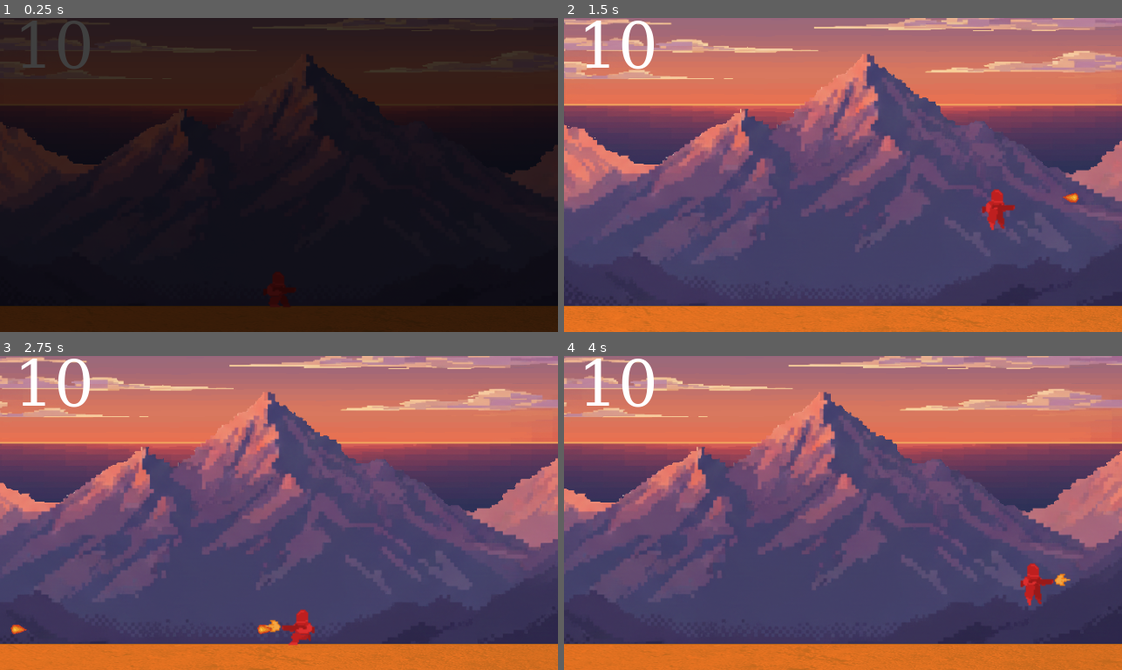
Above: before the commit, frames 1-4 (two rows, left to right).
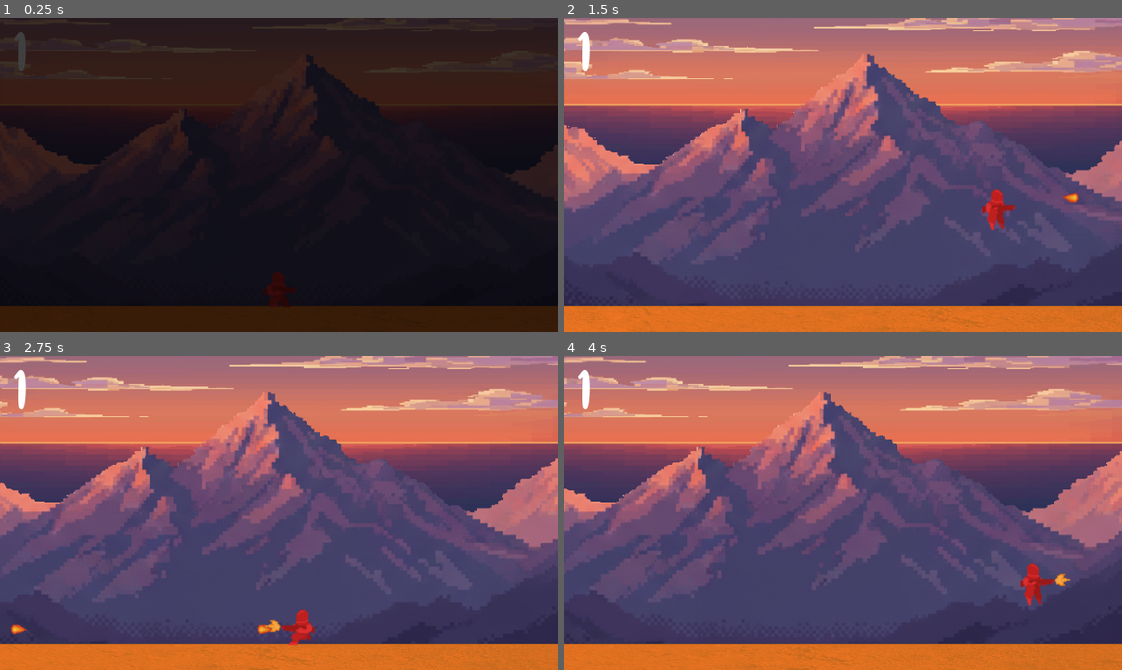
Above: after the commit, the same moments.

Repository: rnp6211/proyek-nyawit-inf
Game: Godot game, scene res://scene/Game.tscn
Same seed, same stepped clock (60 frames per second), same inputs: the game is played once before the commit and once after it.
Inputs (mouse positions are in pixels of both pictures, inside the frame that each line leads up to):
- Up to frame 1 (0.25 s): no input
- Up to frame 2 (1.5 s): move the mouse to (965, 159) at 0.52 s; press the mouse at (965, 159) at 0.53 s; hold D (right) from 0.53 s (still down); tap Space (jump) at 0.77 s; move the mouse to (731, 190) at 1.27 s; release the mouse at (731, 190) at 1.28 s; click (731, 190) at 1.35 s
- Up to frame 3 (2.75 s): tap Space (jump) at 1.52 s; move the mouse to (334, 443) at 2.02 s; release D (right) at 2.03 s; press the mouse at (334, 443) at 2.03 s; hold A (left) from 2.03 s (still down)
- Up to frame 4 (4 s): move the mouse to (815, 575) at 2.77 s; release A (left) at 2.78 s; release the mouse at (815, 575) at 2.78 s; hold D (right) from 2.78 s (still down); click (815, 575) at 2.85 s; tap Space (jump) at 3.02, 3.77 s; move the mouse to (1010, 560) at 3.52 s; press the mouse at (1010, 560) at 3.53 s

The runs differ from the first frame. In frame 1, 0.7% of the frame differs, in the area x 2-17%, y 0-17%; in frame 2, 0.8%; in frame 3, 0.8%; in frame 4, 0.8%.

Commit message:
feat: font & fix parallax

Diff:
--- a/scene/Game.tscn
+++ b/scene/Game.tscn
@@ -9,12 +9,10 @@
 [ext_resource type="PackedScene" uid="uid://gne5u4txtn8k" path="res://scene/Winning.tscn" id="6_4cigq"]
 [ext_resource type="AudioStream" uid="uid://caao1gom2bpty" path="res://asset/Memory by Sol IX.ogg" id="7_0qanc"]
 [ext_resource type="PackedScene" uid="uid://ytw7bt7cfkaq" path="res://scene/Losing.tscn" id="7_f6bub"]
-
-[sub_resource type="SystemFont" id="SystemFont_0qanc"]
-font_names = PackedStringArray("Fantasy")
+[ext_resource type="FontFile" uid="uid://b276qi4a6hkco" path="res://asset/quite-magical-font/QuiteMagicalRegular-8VA2.ttf" id="8_f6bub"]
 
 [sub_resource type="LabelSettings" id="LabelSettings_t585p"]
-font = SubResource("SystemFont_0qanc")
+font = ExtResource("8_f6bub")
 font_size = 72
 
 [sub_resource type="StyleBoxFlat" id="StyleBoxFlat_0qanc"]
@@ -45,8 +43,9 @@
 
 [node name="Health" type="Label" parent="CanvasLayer" unique_id=824166871]
 offset_left = 16.0
+offset_top = 16.0
 offset_right = 61.0
-offset_bottom = 73.0
+offset_bottom = 89.0
 text = "10"
 label_settings = SubResource("LabelSettings_t585p")
 script = ExtResource("5_1qeit")
--- a/scene/Losing.tscn
+++ b/scene/Losing.tscn
@@ -1,4 +1,6 @@
 [gd_scene format=3 uid="uid://ytw7bt7cfkaq"]
+
+[ext_resource type="FontFile" uid="uid://b276qi4a6hkco" path="res://asset/quite-magical-font/QuiteMagicalRegular-8VA2.ttf" id="1_57on4"]
 
 [sub_resource type="StyleBoxFlat" id="StyleBoxFlat_htdkb"]
 bg_color = Color(0.21470258, 0.21470258, 0.21470246, 1)
@@ -7,15 +9,9 @@
 corner_radius_bottom_right = 40
 corner_radius_bottom_left = 40
 
-[sub_resource type="SystemFont" id="SystemFont_l8wad"]
-font_names = PackedStringArray("Fantasy")
-
 [sub_resource type="LabelSettings" id="LabelSettings_alhun"]
-font = SubResource("SystemFont_l8wad")
+font = ExtResource("1_57on4")
 font_size = 40
-
-[sub_resource type="SystemFont" id="SystemFont_alhun"]
-font_names = PackedStringArray("Fantasy")
 
 [node name="Losing" type="Control" unique_id=665327501]
 layout_mode = 3
@@ -68,6 +64,6 @@
 layout_mode = 2
 size_flags_horizontal = 4
 size_flags_vertical = 6
-theme_override_fonts/font = SubResource("SystemFont_alhun")
+theme_override_fonts/font = ExtResource("1_57on4")
 theme_override_font_sizes/font_size = 45
 text = "Restart"
--- a/scene/Winning.tscn
+++ b/scene/Winning.tscn
@@ -1,4 +1,6 @@
 [gd_scene format=3 uid="uid://gne5u4txtn8k"]
+
+[ext_resource type="FontFile" uid="uid://b276qi4a6hkco" path="res://asset/quite-magical-font/QuiteMagicalRegular-8VA2.ttf" id="1_alhun"]
 
 [sub_resource type="StyleBoxFlat" id="StyleBoxFlat_l8wad"]
 bg_color = Color(0.21470258, 0.21470258, 0.21470246, 1)
@@ -7,15 +9,9 @@
 corner_radius_bottom_right = 40
 corner_radius_bottom_left = 40
 
-[sub_resource type="SystemFont" id="SystemFont_l8wad"]
-font_names = PackedStringArray("Fantasy")
-
 [sub_resource type="LabelSettings" id="LabelSettings_alhun"]
-font = SubResource("SystemFont_l8wad")
+font = ExtResource("1_alhun")
 font_size = 40
-
-[sub_resource type="SystemFont" id="SystemFont_alhun"]
-font_names = PackedStringArray("Fantasy")
 
 [node name="Winning" type="Control" unique_id=665327501]
 layout_mode = 3
@@ -68,6 +64,6 @@
 layout_mode = 2
 size_flags_horizontal = 4
 size_flags_vertical = 6
-theme_override_fonts/font = SubResource("SystemFont_alhun")
+theme_override_fonts/font = ExtResource("1_alhun")
 theme_override_font_sizes/font_size = 45
 text = "Restart"
--- a/scene/map/mountain.gd
+++ b/scene/map/mountain.gd
@@ -1,13 +1,14 @@
 extends Sprite2D
 
-@onready var camera: Camera2D = get_viewport().get_camera_2d()
 var camera_pos: Vector2
 
 func _ready() -> void:
-	camera_pos = camera.get_screen_center_position()
+	camera_pos = get_viewport().get_camera_2d().get_screen_center_position()
 
 # Called every frame. 'delta' is the elapsed time since the previous frame.
 func _process(delta: float) -> void:
+	var camera: Camera2D = get_viewport().get_camera_2d()
+
 	var new_camera_pos = camera.get_screen_center_position()
 	var cam_pos_x_delta = new_camera_pos.x - camera_pos.x
 
--- a/scene/map/sky.gd
+++ b/scene/map/sky.gd
@@ -1,13 +1,14 @@
 extends Sprite2D
 
-@onready var camera: Camera2D = get_viewport().get_camera_2d()
 var camera_pos: Vector2
 
 func _ready() -> void:
-	camera_pos = camera.get_screen_center_position()
+	camera_pos = get_viewport().get_camera_2d().get_screen_center_position()
 
 # Called every frame. 'delta' is the elapsed time since the previous frame.
 func _process(delta: float) -> void:
+	var camera: Camera2D = get_viewport().get_camera_2d()
+
 	var new_camera_pos = camera.get_screen_center_position()
 	var cam_pos_x_delta = new_camera_pos.x - camera_pos.x
 
--- a/scene/player/player.gd
+++ b/scene/player/player.gd
@@ -1,7 +1,7 @@
 class_name Player
 extends CharacterBody2D
 
-@export var health: int = 10
+@export var health: int = 1
 @export var speed: int = 130
 @export var jump_accel: int = -350
 @export var get_hit_cd: float = 1
--- a/scene/wave_logic.gd
+++ b/scene/wave_logic.gd
@@ -114,5 +114,6 @@
 	get_tree().root.add_child(game)
 	get_tree().current_scene = game
 	cur_game.queue_free()
+	get_viewport().get_camera_2d().queue_free()
 	get_tree().paused = false
 	get_tree().root.remove_child(cur_game)
Binary file added: asset/quite-magical-font/QuiteMagicalRegular-8VA2.ttf
Not shown, added: asset/quite-magical-font/QuiteMagicalRegular-8VA2.ttf.import
Not shown, added: asset/quite-magical-font/info.txt
Not shown, added: asset/quite-magical-font/misc/Quite Magical - Terms Of Use.url
